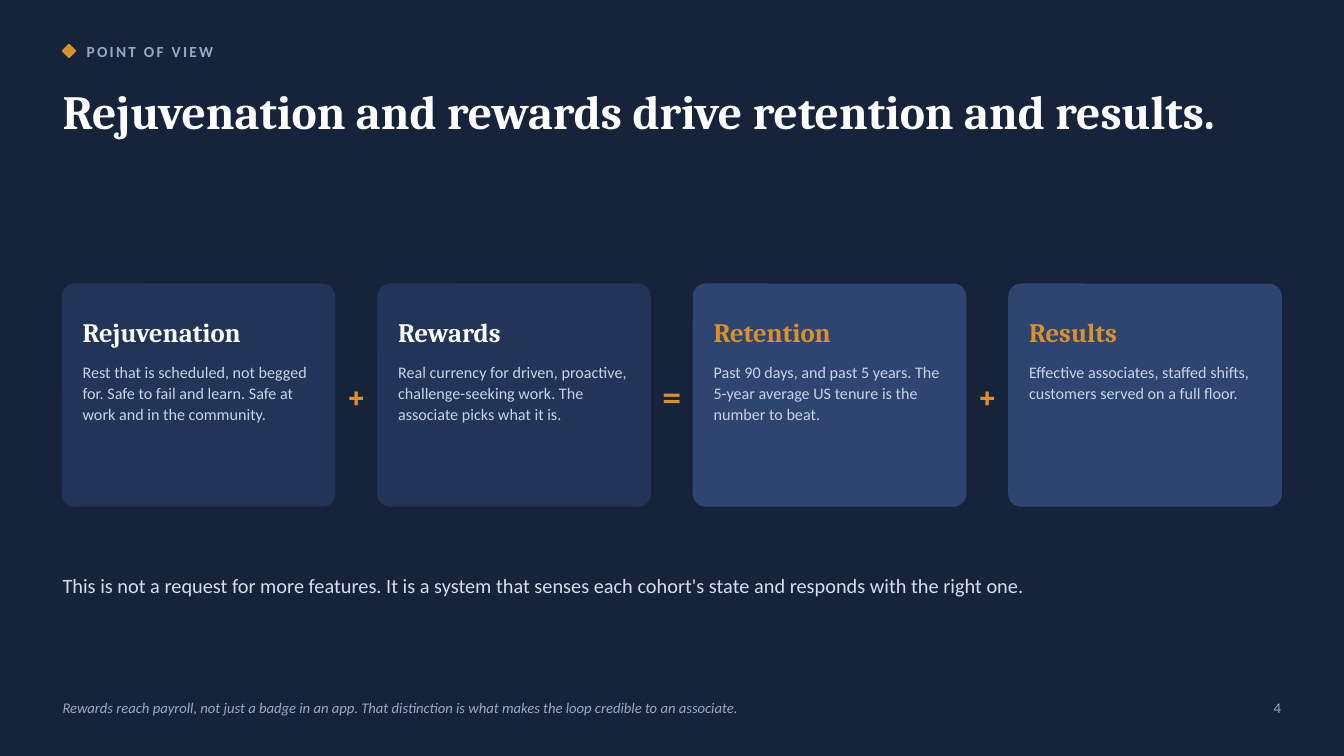
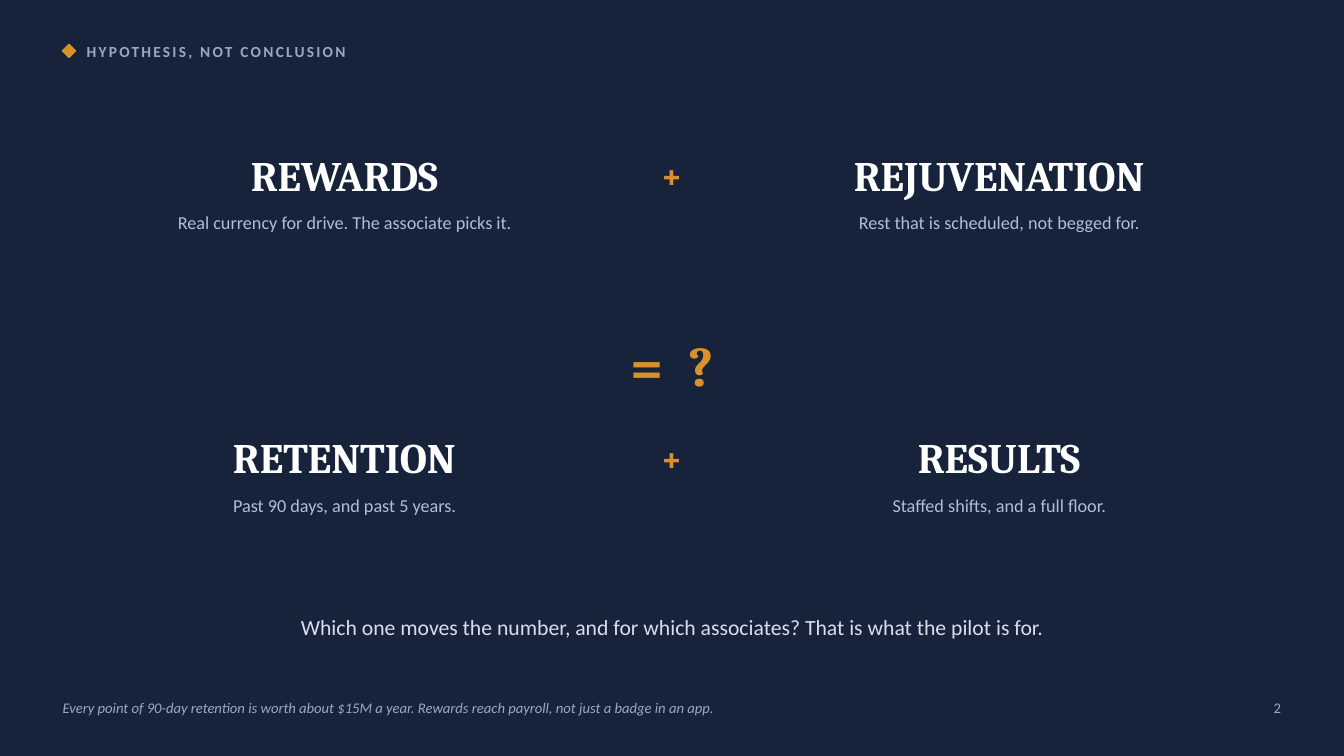
Before and after one commit to AllenHoem/walmart-sidekick-pm-framework, a slide deck: slide 2 of docs/sidekick-90-day-decision-deck.pptx (slide 4 before the commit). Drawn at 1344x756 pixels with LibreOffice and Linux fonts; fonts in the diff are those of the drawing. Boxes give left, top, right and bottom in pixels: in the first picture for what was removed or moved away, otherwise in the second. Text is boxed around its words. In the diff, an @@ line names an element or a change of style, - is before the commit and + after.

```diff
--- a/docs/sidekick-90-day-decision-deck.pptx
+++ b/docs/sidekick-90-day-decision-deck.pptx
@@ text at (87, 47, 345, 59): text changed @@
-POINT OF VIEW
+HYPOTHESIS, NOT CONCLUSION
@@ text removed at (63, 96, 1215, 139) @@
-Rejuvenation and rewards drive retention and results.
@@ text added at (626, 143, 717, 206), 26 pt, text #D9922B, bold @@
++
@@ text at (251, 162, 438, 192): text changed; size 19 to 30 pt @@
-Rewards
+REWARDS
@@ text at (854, 162, 1145, 200): text changed; size 19 to 30 pt @@
-Rejuvenation
+REJUVENATION
@@ text at (178, 216, 511, 232): text changed; size 11.5 to 13 pt; text colour #C9D4E6 to #AEBFD8 @@
-Real currency for driven, proactive, challenge-seeking work. The associate picks what it is.
+Real currency for drive. The associate picks it.
@@ text added at (859, 216, 1140, 232), 13 pt, text #AEBFD8 @@
+Rest that is scheduled, not begged for.
@@ rounded rectangle removed at (63, 284, 335, 506) @@
@@ rounded rectangle removed at (378, 284, 650, 506) @@
@@ rounded rectangle removed at (694, 284, 966, 506) @@
@@ rounded rectangle removed at (1009, 284, 1281, 506) @@
@@ text added at (63, 319, 1281, 409), 40 pt, text #D9922B, bold @@
+= ?
@@ text removed at (83, 367, 307, 423) @@
-Rest that is scheduled, not begged for. Safe to fail and learn. Safe at work and in the community.
@@ text removed at (335, 365, 378, 425) @@
-+
@@ text removed at (966, 365, 1009, 425) @@
-+
@@ text at (233, 444, 456, 474): text changed; size 19 to 30 pt; text colour #D9922B to #FFFFFF @@
-Retention
+RETENTION
@@ text at (626, 425, 717, 488): text changed; size 24 to 26 pt @@
-=
++
@@ text at (918, 444, 1080, 474): text changed; size 19 to 30 pt; text colour #D9922B to #FFFFFF @@
-Results
+RESULTS
@@ text added at (233, 499, 456, 515), 13 pt, text #AEBFD8 @@
+Past 90 days, and past 5 years.
@@ text at (893, 499, 1106, 514): text changed; size 11.5 to 13 pt; text colour #C9D4E6 to #AEBFD8 @@
-Effective associates, staffed shifts, customers served on a full floor.
+Staffed shifts, and a full floor.
@@ text "Which one moves the number, ..." at (301, 620, 1042, 639): vertical alignment top to middle @@
@@ text removed at (63, 579, 1024, 597) @@
-This is not a request for more features. It is a system that senses each cohort's state and responds with the right one.
@@ text at (301, 620, 1042, 639): text changed; size 11.5 to 15.5 pt; text colour #C9D4E6 to #D6DEEC @@
-Past 90 days, and past 5 years. The 5-year average US tenure is the number to beat.
+Which one moves the number, and for which associates? That is what the pilot is for.
@@ text at (63, 703, 713, 716): text changed @@
-Rewards reach payroll, not just a badge in an app. That distinction is what makes the loop credible to an associate.
+Every point of 90-day retention is worth about $15M a year. Rewards reach payroll, not just a badge in an app.
@@ text at (1274, 703, 1281, 713): text changed @@
-4
+2
```
Also in this commit, not shown: 28 other slides changed, 4 slides added, 1 slide removed, 1 other file.
